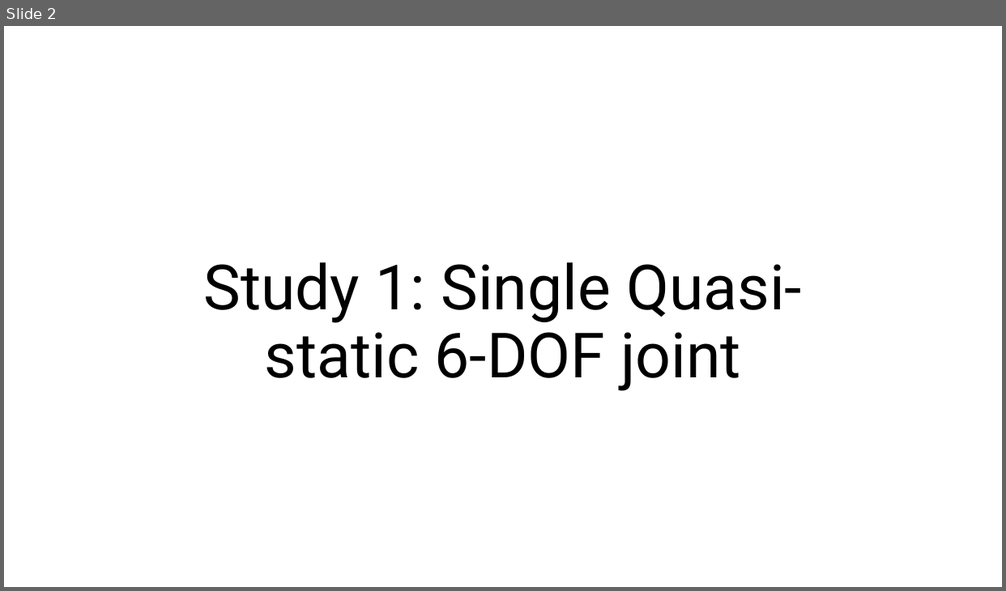
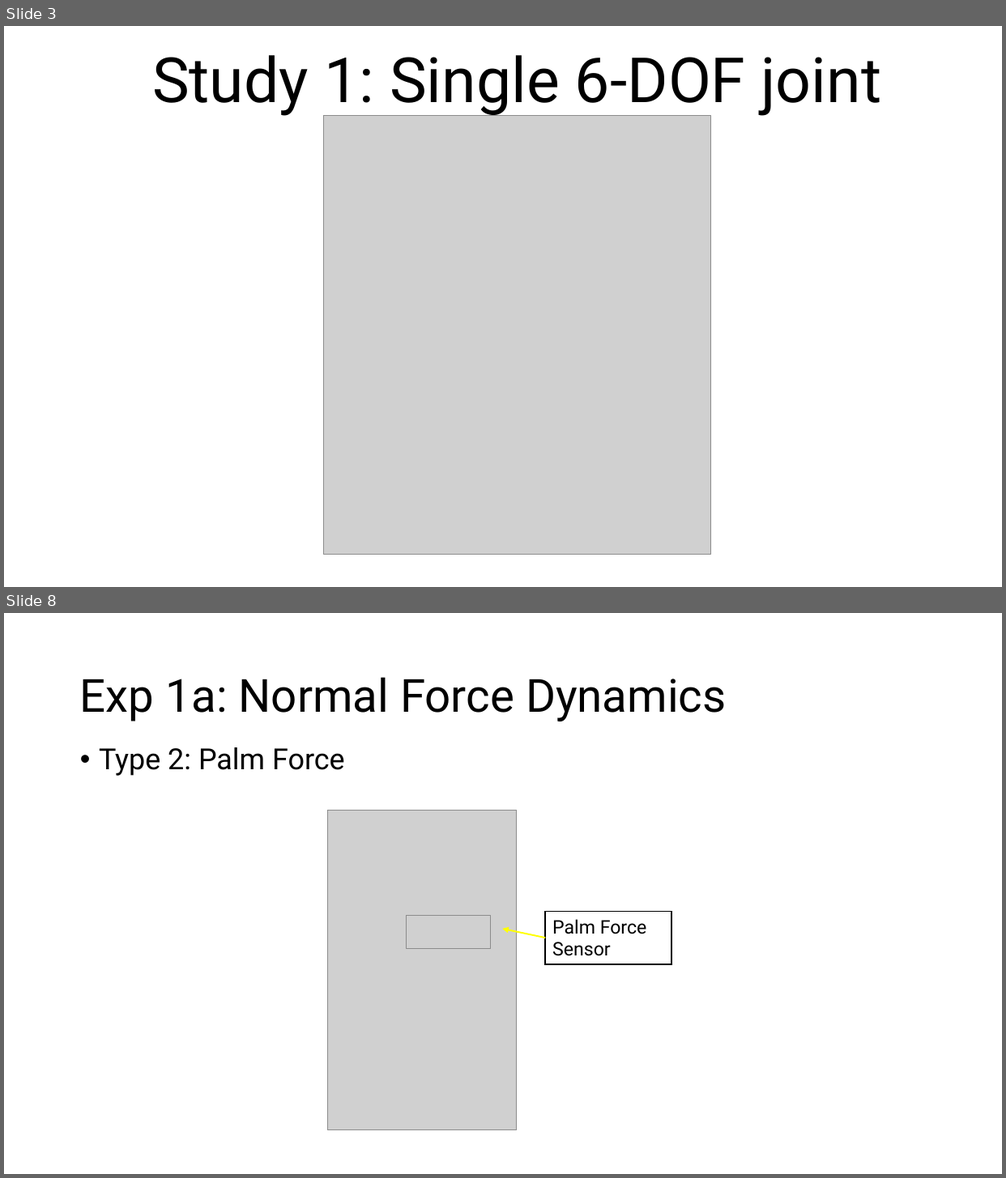
Before and after one commit to UniMelbHumanRoboticsLab/ForceMoCap, a slide deck: experiments/exp1/ForceMoCap Evaluation Protocol.pptx. Shown one above the other, each under a label of ours: slide 2 before the commit, slides 3 and 8 after it; the slides between them are not shown. The pictures are 1006x591 and 1006x1178 pixels, drawn with LibreOffice and Linux fonts; fonts in the diff are those of the drawing; grey boxes stand for pictures. Boxes give left, top, right and bottom in pixels: in the first picture for what was removed or moved away, otherwise in the second. Text is boxed around its words. In the diff, an @@ line names an element or a change of style, - is before the commit and + after.

```diff
--- a/experiments/exp1/ForceMoCap Evaluation Protocol.pptx
+++ b/experiments/exp1/ForceMoCap Evaluation Protocol.pptx
@@ slide 8 added at <box>4,613,1002,1174</box>, background #FFFFFF @@
@@ title added at <box>80,677,726,722</box>, 44 pt, text #000000 @@
+Exp 1a: Normal Force Dynamics
@@ text added at <box>99,747,345,776</box>, 28 pt, text #000000 @@
+• Type 2: Palm Force
@@ picture added at <box>327,811,517,1131</box> @@
@@ picture added at <box>407,916,491,949</box> @@
@@ rectangle added at <box>545,912,671,965</box>, fill #FFFFFF, outline #000000 1.5 pt, 18 pt, text #000000 @@
+Palm Force Sensor
@@ arrow added from (545, 938) to (503, 929), #FFFF00 1.5 pt @@
@@ what was slide 2 is now slide 3 @@
@@ slide 3 changed as well @@
@@ title at <box>152,55,882,116</box>: text changed @@
-Study 1: Single Quasi-static 6-DOF joint
+Study 1: Single 6-DOF joint
@@ picture added at <box>324,116,710,555</box> @@
```
Also in this commit, not shown: 7 other slides changed, 6 other slides added, 26 other files.
